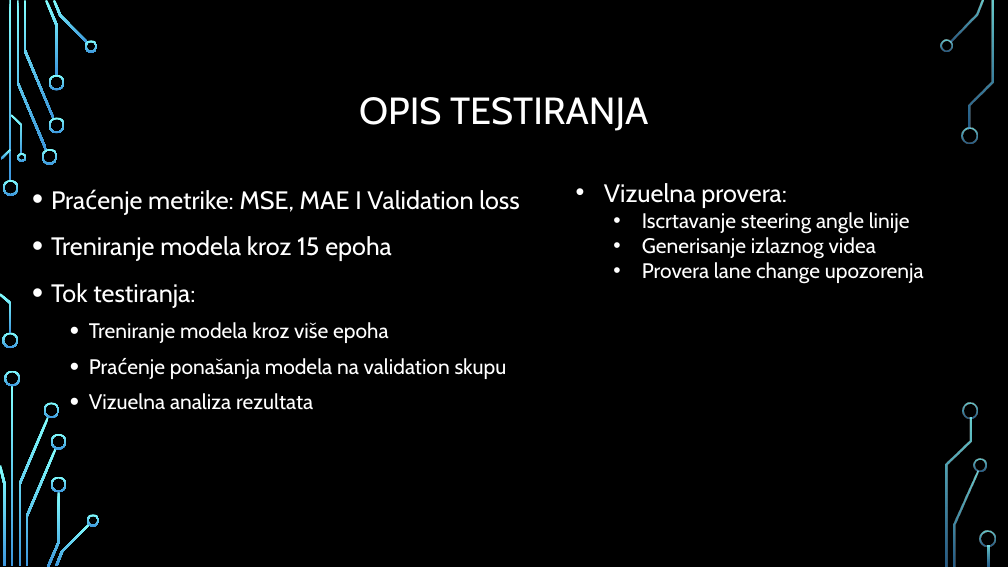
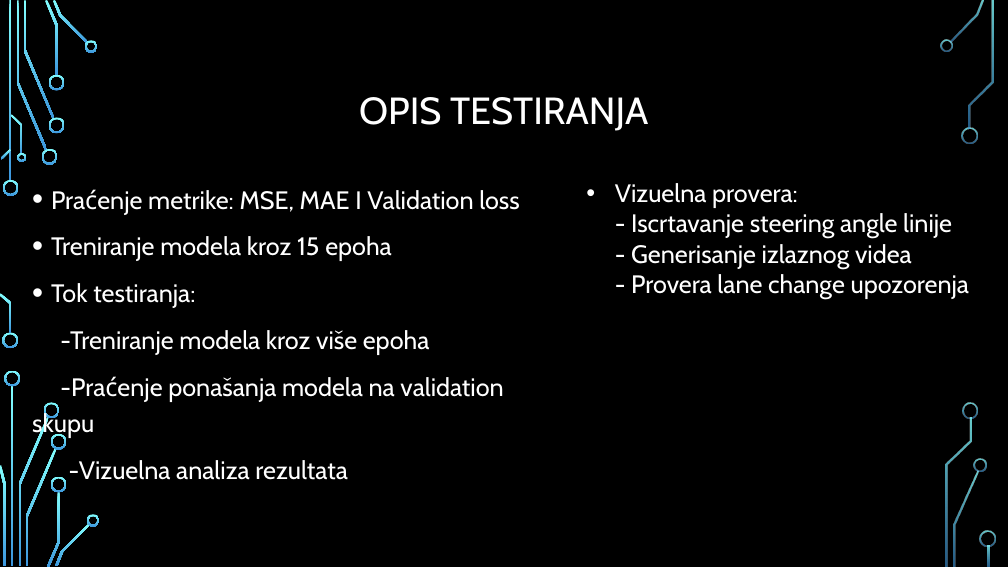
Before and after one commit to jglintic/duboko_ucenje, a slide deck: slide 16 of dubuko_ucenje_projekat_ppt.pptx (slide 15 before the commit). Drawn at 1008x567 pixels with LibreOffice and Linux fonts; fonts in the diff are those of the drawing; background and template pictures are left out. Boxes give left, top, right and bottom in pixels: in the first picture for what was removed or moved away, otherwise in the second. Text is boxed around its words. In the diff, an @@ line names an element or a change of style, - is before the commit and + after.

```diff
--- a/dubuko_ucenje_projekat_ppt.pptx
+++ b/dubuko_ucenje_projekat_ppt.pptx
@@ text "Vizuelna provera:": place and size @@
-text "Vizuelna provera:" at (604, 183, 924, 284)
+text "Vizuelna provera:" at (615, 183, 969, 299)
@@ text at (631, 213, 969, 299): text changed; size 20 to 24 pt @@
-  • Iscrtavanje steering angle linije
-  • Generisanje izlaznog videa
-  • Provera lane change upozorenja
+- Iscrtavanje steering angle linije
+- Generisanje izlaznog videa
+- Provera lane change upozorenja
@@ text at (32, 330, 503, 480): text changed; size 20 to 24 pt @@
-  • Treniranje modela kroz više epoha
-  • Praćenje ponašanja modela na validation skupu
-  • Vizuelna analiza rezultata
+-Treniranje modela kroz više epoha
+-Praćenje ponašanja modela na validation skupu
+-Vizuelna analiza rezultata
```
Also in this commit, not shown: 15 other slides changed, 1 slide added, 1 slide removed, 2 other files.
